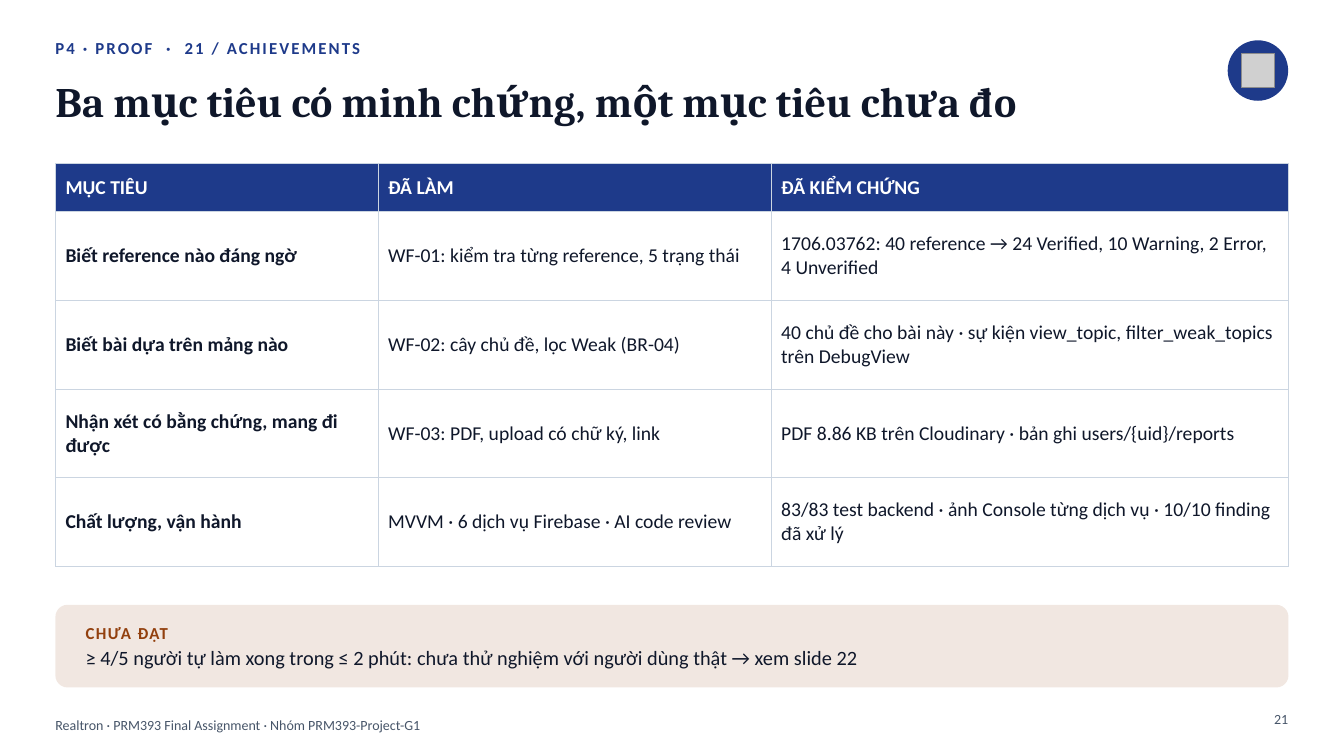
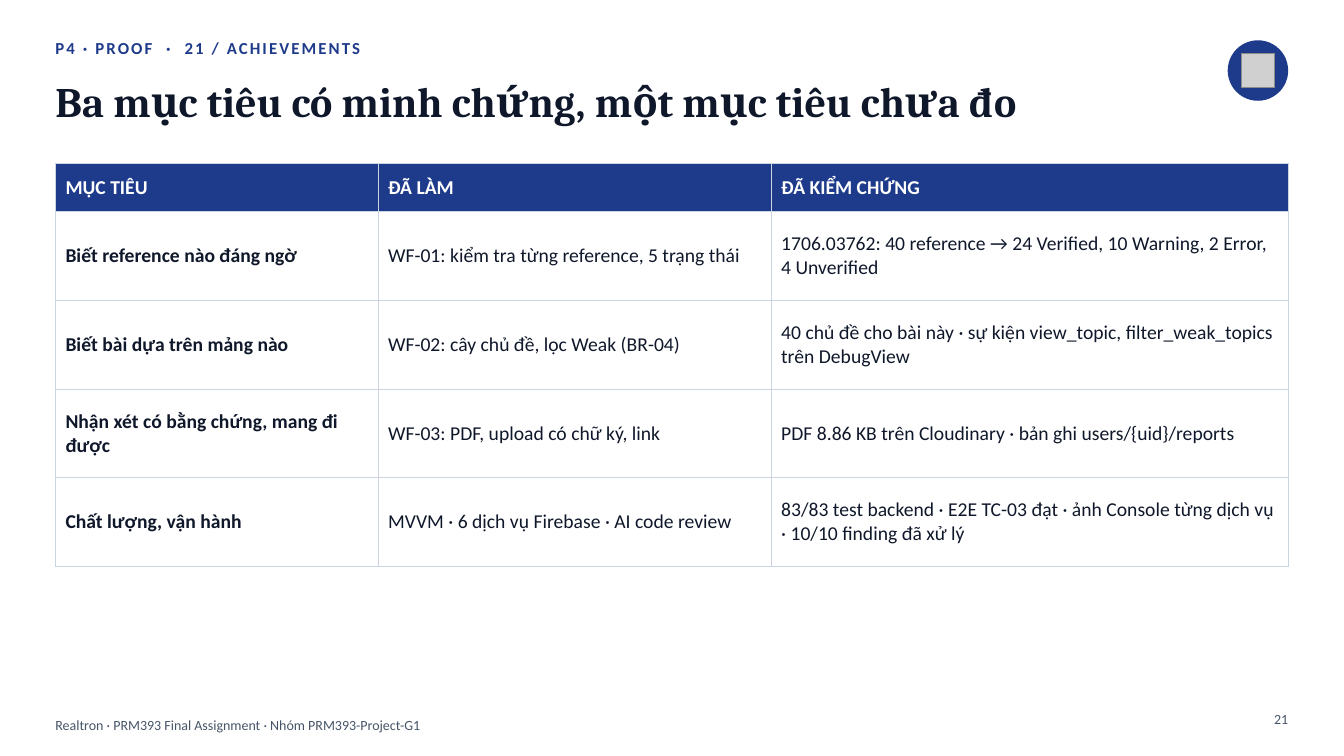
Before and after one commit to PRM393-Project-G1/Lab3, a slide deck: slide 21 of slides/Final_G1_slides.pptx. Drawn at 1344x756 pixels with LibreOffice and Linux fonts; fonts in the diff are those of the drawing; grey boxes stand for pictures. Boxes give left, top, right and bottom in pixels: in the first picture for what was removed or moved away, otherwise in the second. Text is boxed around its words. In the diff, an @@ line names an element or a change of style, - is before the commit and + after.

```diff
--- a/slides/Final_G1_slides.pptx
+++ b/slides/Final_G1_slides.pptx
@@ table at (55,163,1289,567) @@
-row 5, column 3: 83/83 test backend · ảnh Console từng dịch vụ · 10/10 finding đã xử lý
+row 5, column 3: 83/83 test backend · E2E TC-03 đạt · ảnh Console từng dịch vụ · 10/10 finding đã xử lý
@@ rounded rectangle removed at (55,605,1289,688) @@
@@ text removed at (86,627,858,669) @@
-CHƯA ĐẠT
-≥ 4/5 người tự làm xong trong ≤ 2 phút: chưa thử nghiệm với người dùng thật → xem slide 22
```
Also in this commit, not shown: 9 other slides changed, 9 other files.
